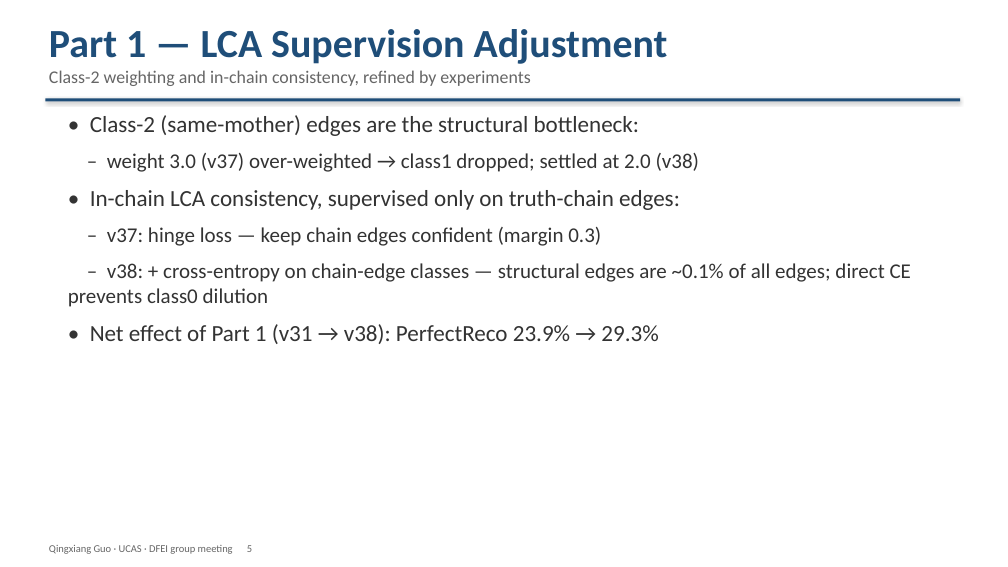
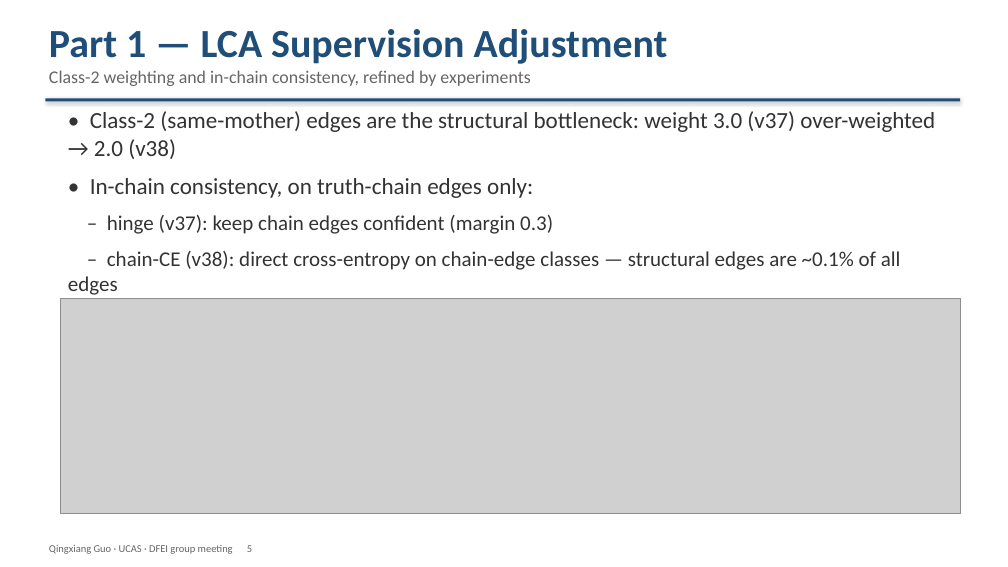
Before and after one commit to Aniedrew/dfei_ift, a slide deck: slide 5 of meeting_figs/DFEI_progress_20260902_EN.pptx. Drawn at 1008x567 pixels with LibreOffice and Linux fonts; fonts in the diff are those of the drawing; grey boxes stand for pictures. Boxes give left, top, right and bottom in pixels: in the first picture for what was removed or moved away, otherwise in the second. Text is boxed around its words. In the diff, an @@ line names an element or a change of style, - is before the commit and + after.

Commit message:
docs: add in-chain LCA figures (dilution, hinge, CE, where) to deck S5

```diff
--- a/meeting_figs/DFEI_progress_20260902_EN.pptx
+++ b/meeting_figs/DFEI_progress_20260902_EN.pptx
@@ text at (68,111,935,295): text changed; size 20 to 22 pt @@
-• Class-2 (same-mother) edges are the structural bottleneck:
-– weight 3.0 (v37) over-weighted → class1 dropped; settled at 2.0 (v38)
-• In-chain LCA consistency, supervised only on truth-chain edges:
-– v37: hinge loss — keep chain edges confident (margin 0.3)
-– v38: + cross-entropy on chain-edge classes — structural edges are ~0.1% of all edges; direct CE prevents class0 dilution
+• Class-2 (same-mother) edges are the structural bottleneck: weight 3.0 (v37) over-weighted → 2.0 (v38)
+• In-chain consistency, on truth-chain edges only:
+– hinge (v37): keep chain edges confident (margin 0.3)
+– chain-CE (v38): direct cross-entropy on chain-edge classes — structural edges are ~0.1% of all edges
@@ picture added at (60,299,960,513) @@
```
Also in this commit, not shown: 4 other files.
